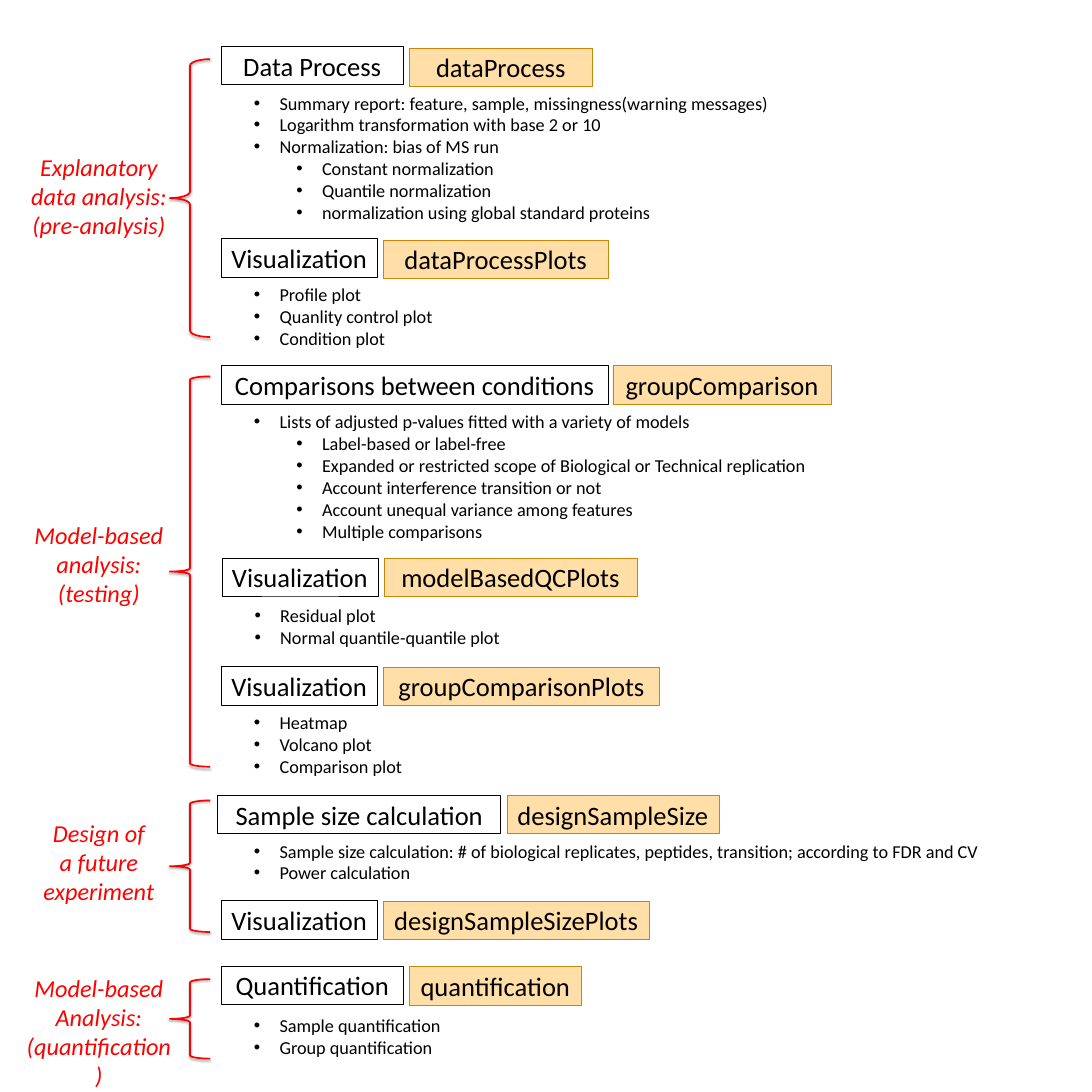
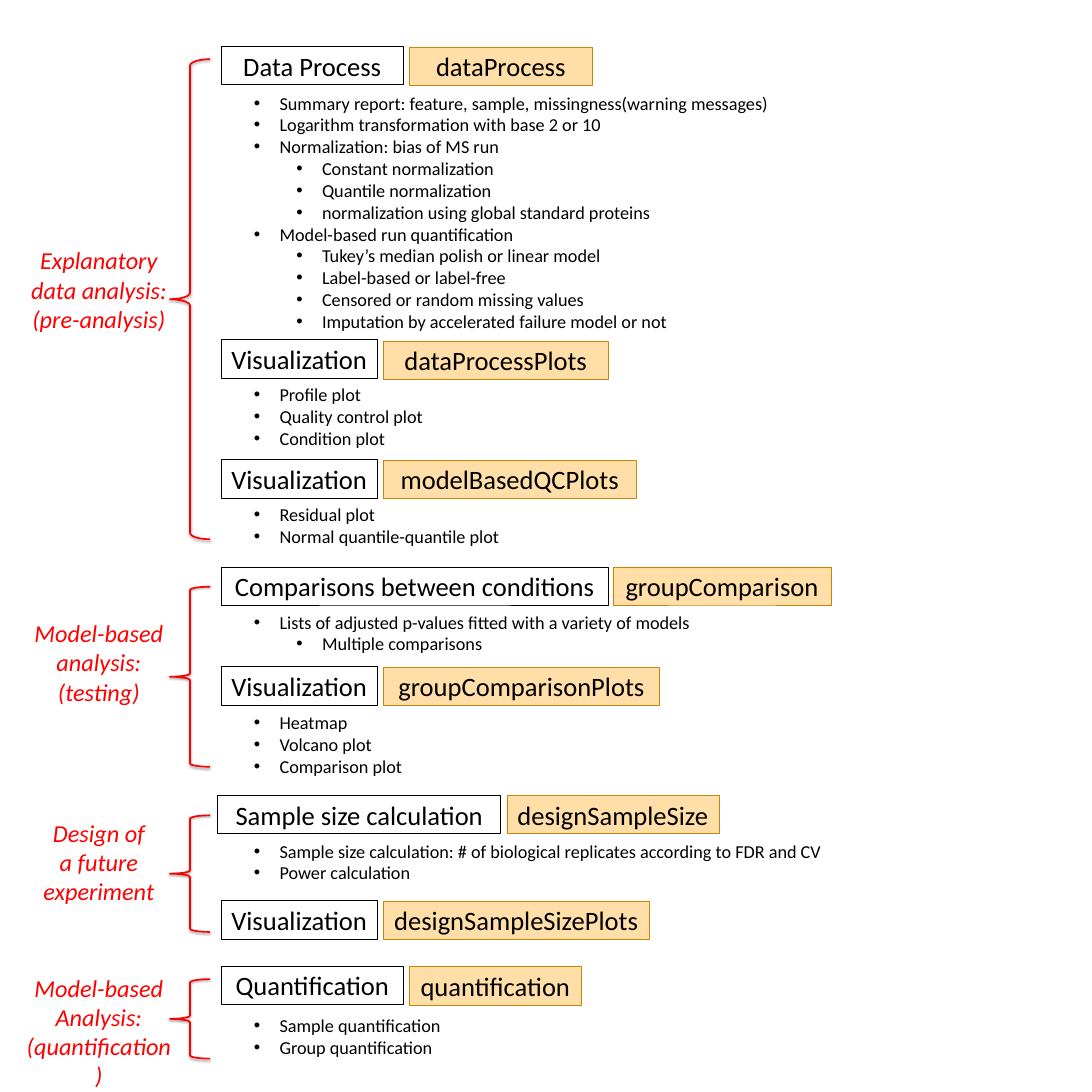
Before and after one commit to MeenaChoi/MSstats_document, a slide deck: slide 1 of MSstatsOverview.pptx. Drawn at 1092x1092 pixels with LibreOffice and Linux fonts; fonts in the diff are those of the drawing. Boxes give left, top, right and bottom in pixels: in the first picture for what was removed or moved away, otherwise in the second. Text is boxed around its words. In the diff, an @@ line names an element or a change of style, - is before the commit and + after.

```diff
--- a/MSstatsOverview.pptx
+++ b/MSstatsOverview.pptx
@@ left brace resized from (x1=170, y1=59, x2=210, y2=337) to (x1=170, y1=59, x2=210, y2=539) @@
@@ text at (x1=280, y1=228, x2=666, y2=331): paragraphs added @@
+• Model-based run quantification
+  • Tukey’s median polish or linear model
+  • Label-based or label-free
+  • Censored or random missing values
+  • Imputation by accelerated failure model or not
@@ text "Explanatory" moved from (x1=31, y1=159, x2=167, y2=238) to (x1=31, y1=252, x2=167, y2=332) @@
@@ 2 texts, 2 rectangles moved together from (x1=34, y1=239, x2=608, y2=606) to (x1=34, y1=340, x2=608, y2=705) @@
@@ text at (x1=280, y1=410, x2=422, y2=426): text changed @@
-• Quanlity control plot
+• Quality control plot
@@ text at (x1=322, y1=437, x2=805, y2=519): paragraphs removed @@
-  • Label-based or label-free
-  • Expanded or restricted scope of Biological or Technical replication
-  • Account interference transition or not
-  • Account unequal variance among features
@@ 2 rectangles, 1 text moved together from (x1=222, y1=558, x2=637, y2=647) to (x1=221, y1=460, x2=636, y2=546) @@
@@ rectangle "Comparisons between conditions" moved from (x1=221, y1=366, x2=608, y2=404) to (x1=221, y1=567, x2=608, y2=605) @@
@@ rectangle "groupComparison" moved from (x1=613, y1=366, x2=832, y2=404) to (x1=613, y1=567, x2=832, y2=605) @@
@@ left brace resized from (x1=170, y1=376, x2=210, y2=767) to (x1=170, y1=587, x2=210, y2=767) @@
@@ text "Lists of adjusted p-values fitted ..." moved from (x1=280, y1=415, x2=805, y2=541) to (x1=280, y1=616, x2=690, y2=653) @@
@@ left brace resized from (x1=170, y1=800, x2=210, y2=932) to (x1=170, y1=815, x2=210, y2=932) @@
@@ text at (x1=280, y1=845, x2=821, y2=861): text changed @@
-• Sample size calculation: # of biological replicates, peptides, transition; according to FDR and CV
+• Sample size calculation: # of biological replicates according to FDR and CV
```
Also in this commit, not shown: 7 other files.
